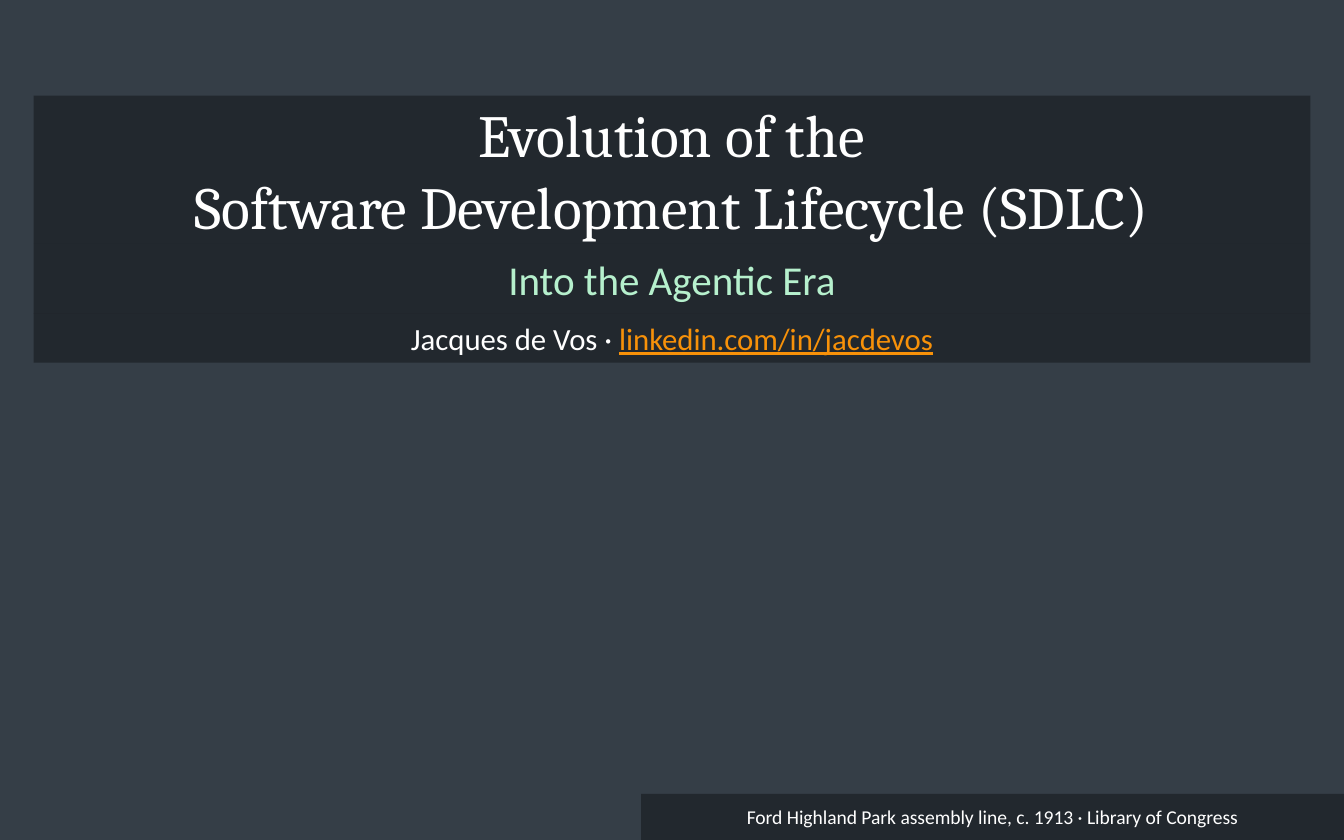
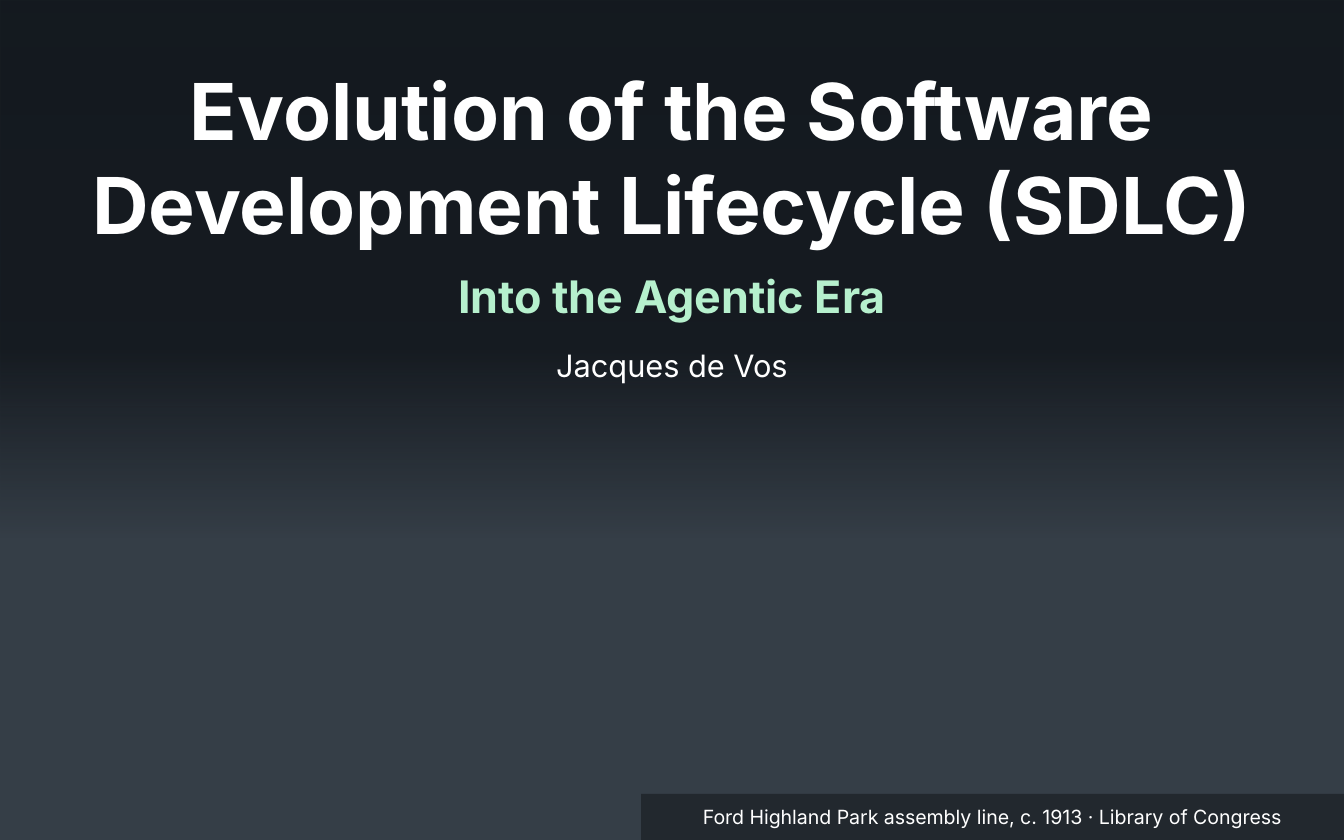
Before and after one commit to jacdevos/jacdevos.github.io, a slide deck: slide 1 of assets/article_images/2026-11-12-sdlc-in-the-agentic-era/sdlc-in-the-agentic-era.pptx. Drawn at 1344x840 pixels with LibreOffice and Linux fonts; fonts in the diff are those of the drawing; background and template pictures are left out. Boxes give left, top, right and bottom in pixels: in the first picture for what was removed or moved away, otherwise in the second. Text is boxed around its words. In the diff, an @@ line names an element or a change of style, - is before the commit and + after.

Commit message:
Refresh SDLC slide typography and Ford cover

```diff
--- a/assets/article_images/2026-11-12-sdlc-in-the-agentic-era/sdlc-in-the-agentic-era.pptx
+++ b/assets/article_images/2026-11-12-sdlc-in-the-agentic-era/sdlc-in-the-agentic-era.pptx
@@ rectangle added at [0, 0, 1344, 538], fill gradient #14191F @@
@@ text "Evolution of the Software Development ...": place and size @@
-text "Evolution of the Software Development ..." at [34, 95, 1310, 243]
+text "Evolution of the Software Development ..." at [92, 80, 1251, 251]
@@ text "Evolution of the Software Development ..." at [92, 80, 1251, 251]: size 32 to 42 pt, font Cambria to Inter, bold on; fill #20252B at 88% opacity to none @@
@@ text "Into the Agentic Era": place and size @@
-text "Into the Agentic Era" at [508, 266, 835, 302]
+text "Into the Agentic Era" at [458, 278, 886, 323]
@@ text "Into the Agentic Era" at [458, 278, 886, 323]: size 22 to 24 pt, font Calibri to Inter, bold on @@
@@ text "Jacques de Vos": place and size @@
-text "Jacques de Vos" at [34, 313, 1310, 362]
+text "Jacques de Vos" at [556, 354, 787, 383]
@@ text "Jacques de Vos" at [556, 354, 787, 383]: fill #20252B at 88% opacity to none @@
@@ text at [556, 354, 787, 383]: text changed; font Calibri to Inter; text colour #F79109 to #FFFFFF @@
-Jacques de Vos · linkedin.com/in/jacdevos
+Jacques de Vos
@@ rectangle "Ford Highland Park assembly line, ..." at [641, 794, 1344, 840]: font Calibri to Inter @@
```
Also in this commit, not shown: 5 other slides changed, 6 other files.
